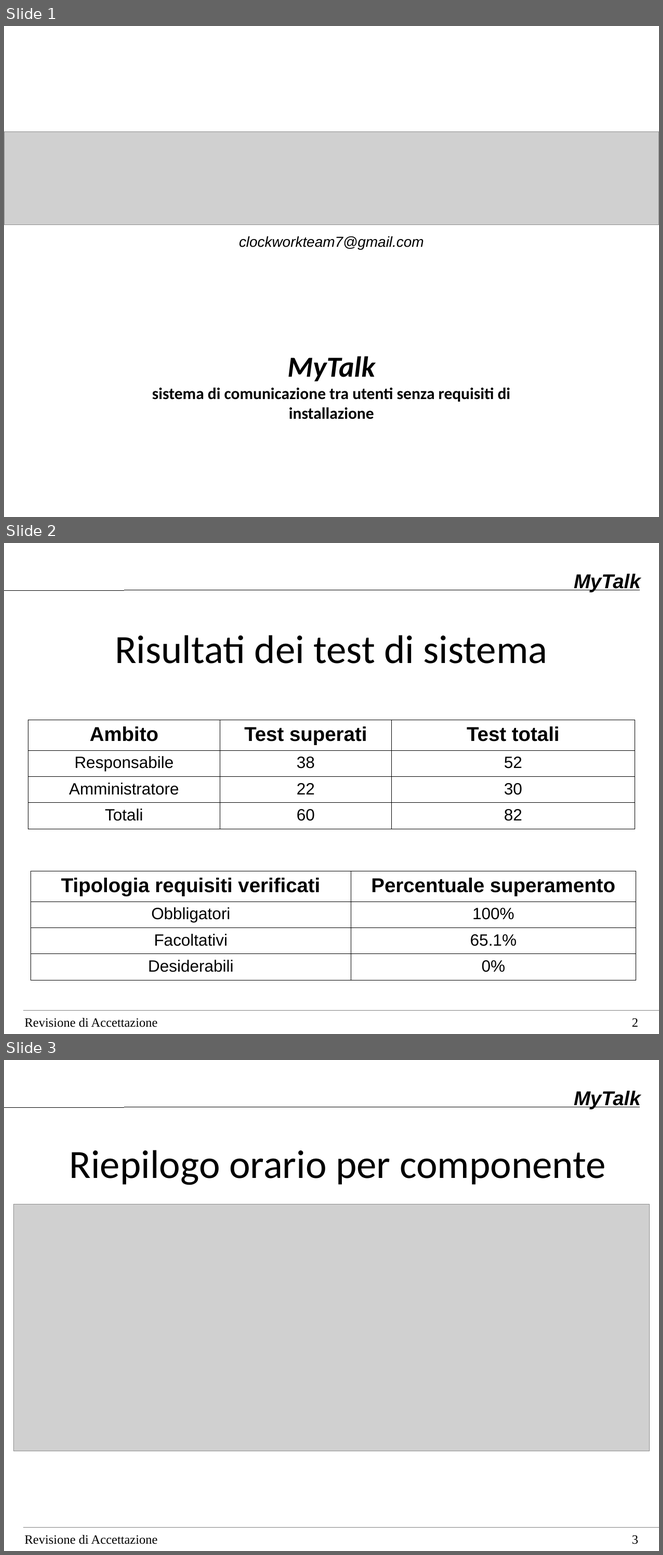
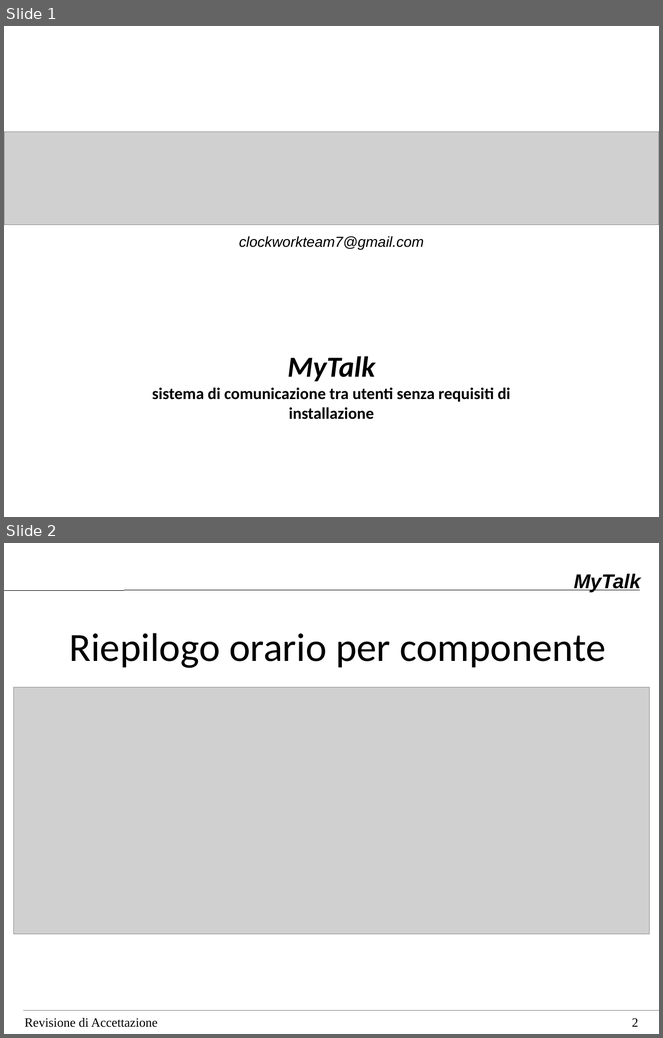
Before and after one commit to ClockWorkTeam/ClockWork, a slide deck: Documenti/RA/approvati/presentazione/Presentazione.odp. Shown one above the other, each under a label of ours: slides 1, 2 and 3 before the commit, slides 1 and 2 after it. The pictures are 663x1555 and 663x1038 pixels, drawn with LibreOffice and Linux fonts; fonts in the diff are those of the drawing; grey boxes stand for pictures; background and template pictures are left out. Boxes give left, top, right and bottom in pixels: in the first picture for what was removed or moved away, otherwise in the second. Text is boxed around its words. In the diff, an @@ line names an element or a change of style, - is before the commit and + after.

Commit message:
tolti test presentazione

```diff
--- a/Documenti/RA/approvati/presentazione/Presentazione.odp
+++ b/Documenti/RA/approvati/presentazione/Presentazione.odp
@@ slide 2 removed at box(4, 543, 659, 1034), background #FFFFFF; not listed: 3 template elements that a slide beside it also shows @@
@@ title removed at box(115, 635, 548, 664) @@
-Risultati dei test di sistema
@@ table removed at box(28, 720, 635, 824), 4 rows, 3 columns @@
-Ambito | Test superati | Test totali
-Responsabile | 38 | 52
-Amministratore | 22 | 30
-Totali | 60 | 82
@@ table removed at box(31, 871, 636, 976), 4 rows, 2 columns @@
-Tipologia requisiti verificati | Percentuale superamento
-Obbligatori | 100%
-Facoltativi | 65.1%
-Desiderabili | 0%
@@ text removed at box(25, 1018, 158, 1028) @@
-Revisione di Accettazione
@@ page number removed at box(632, 1018, 638, 1027) @@
-2
@@ what was slide 3 is now slide 2 @@
@@ page number at box(632, 1018, 638, 1027): text changed @@
-3
+2
```
